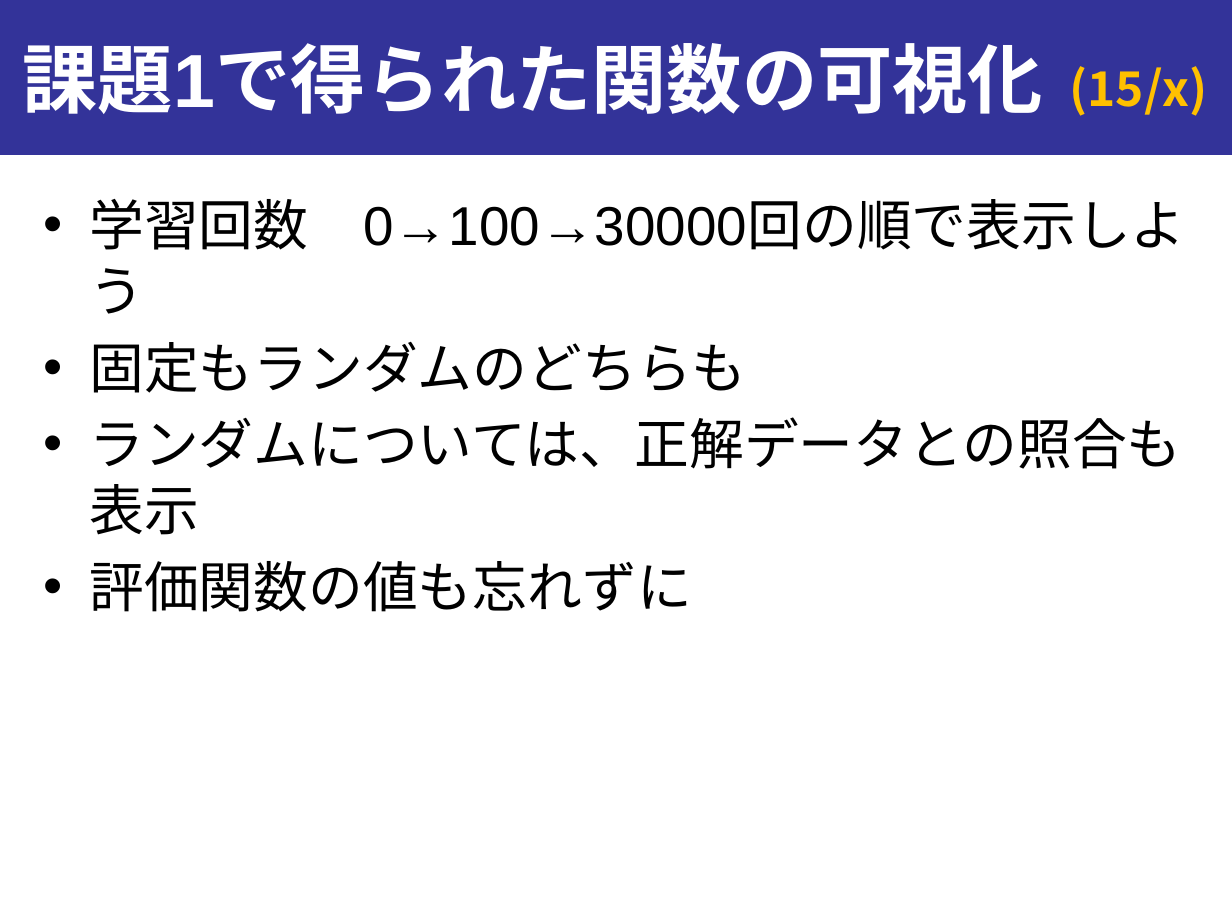
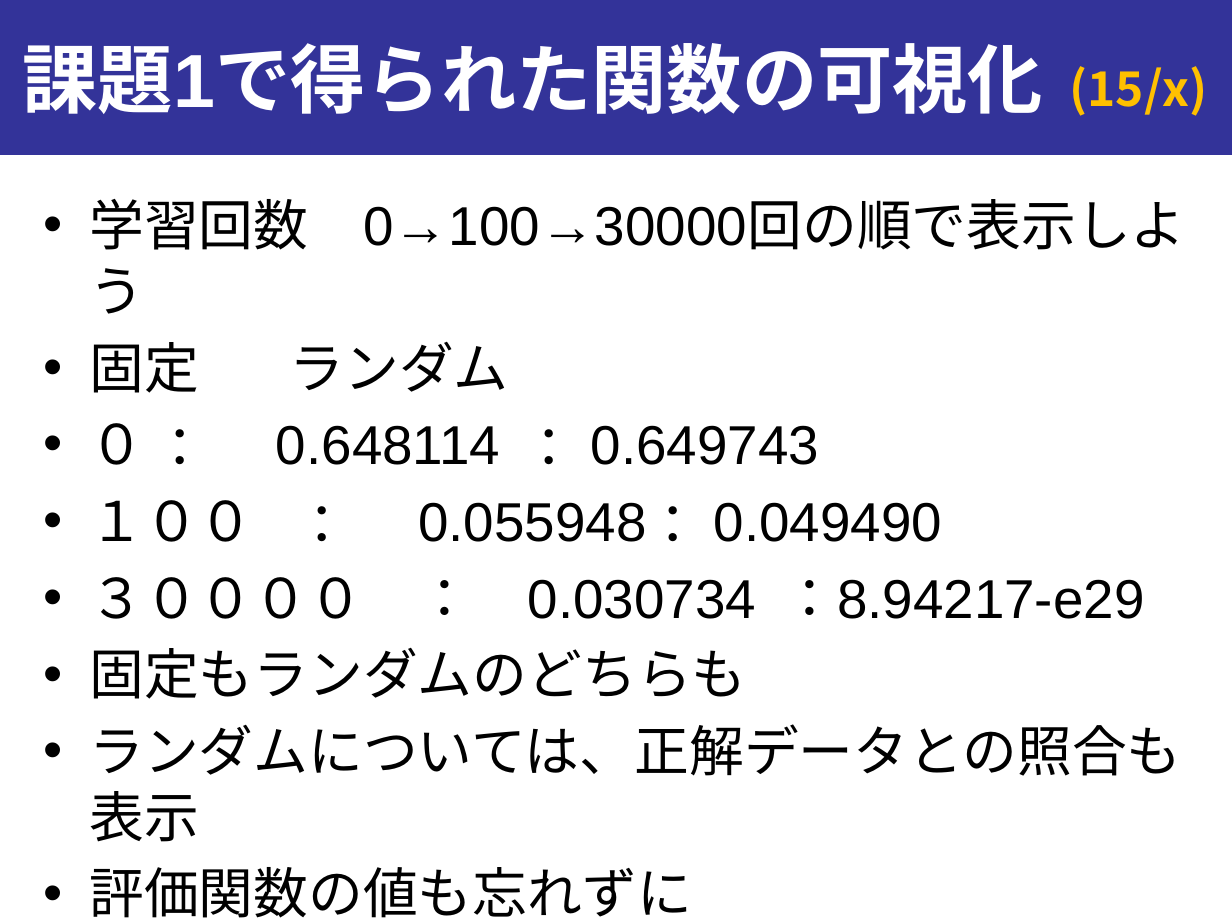
Before and after one commit to onikUone/slides, a slide deck: slide 15 of Junior_ex1_inMac.pptx. Drawn at 1232x924 pixels with LibreOffice and Linux fonts; fonts in the diff are those of the drawing. Boxes give left, top, right and bottom in pixels: in the first picture for what was removed or moved away, otherwise in the second. Text is boxed around its words. In the diff, an @@ line names an element or a change of style, - is before the commit and + after.

```diff
--- a/Junior_ex1_inMac.pptx
+++ b/Junior_ex1_inMac.pptx
@@ text at (89,342,1144,619): paragraphs added @@
+• 固定 ランダム
+• ０ ： 0.648114 ：0.649743
+• １００ ： 0.055948 ：0.049490
+• ３００００ ： 0.030734 ：8.94217-e29
```
Also in this commit, not shown: 1 slide added, 52 other files.
